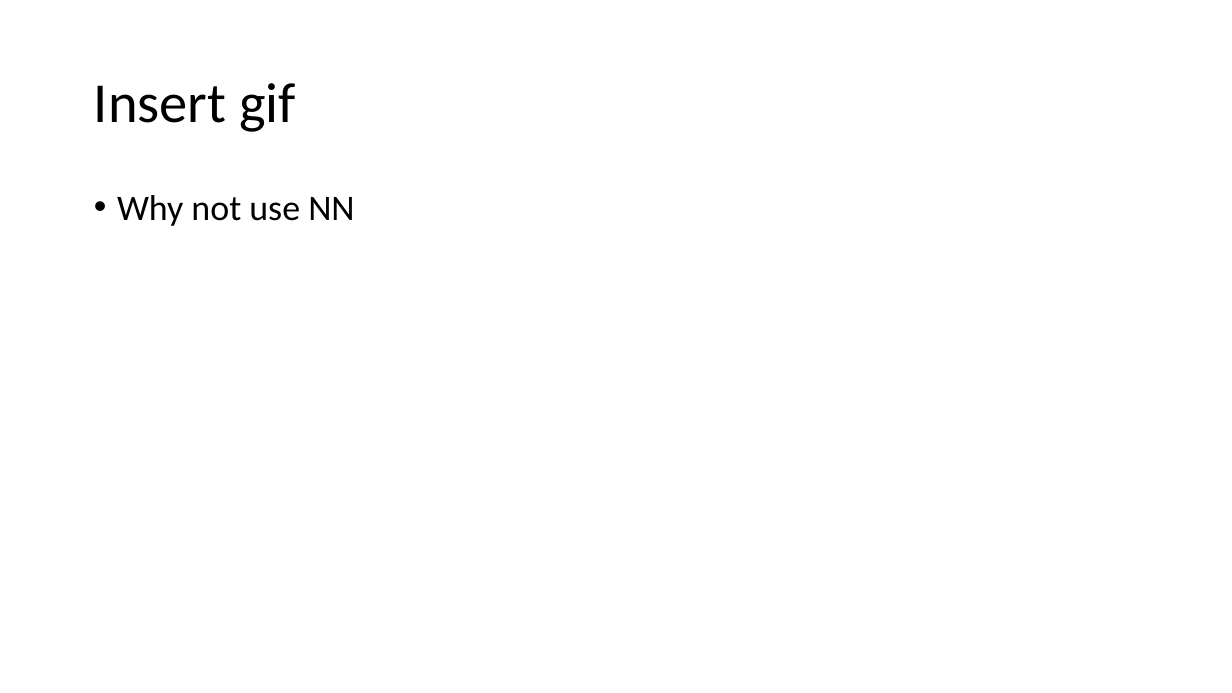
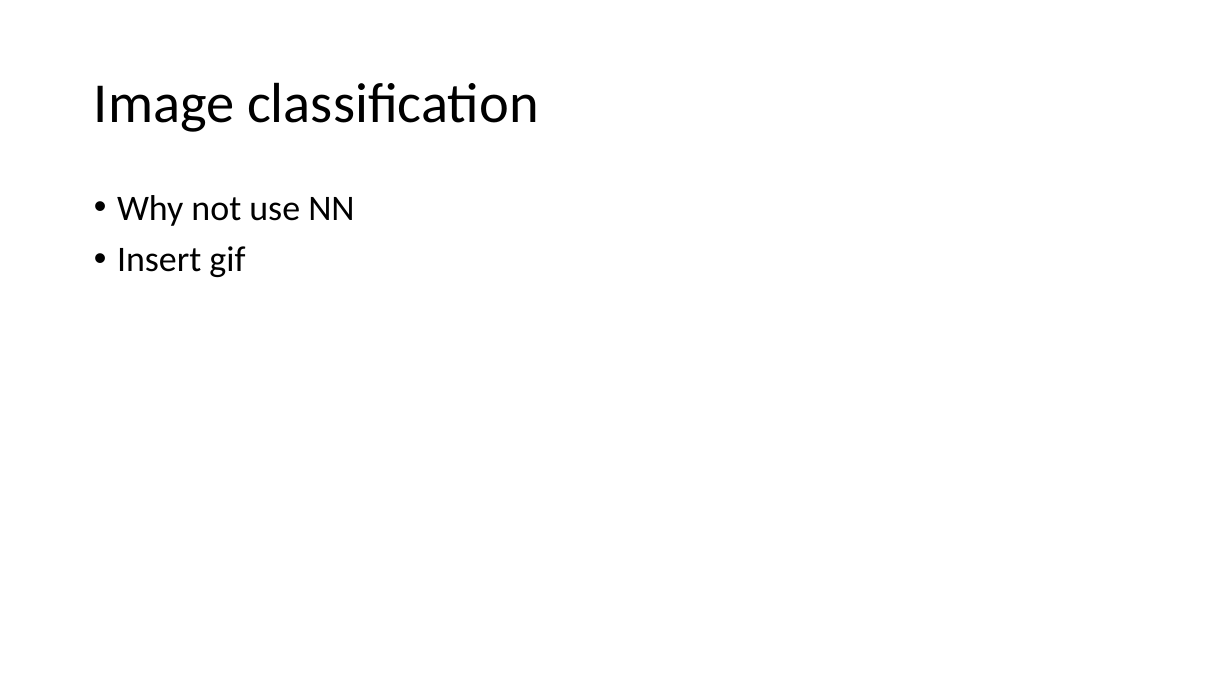
Before and after one commit to Huffwut/Python-meeting, a slide deck: slide 20 of machine learning learnings/perceptron - object detection.pptx (slide 18 before the commit). Drawn at 1232x693 pixels with LibreOffice and Linux fonts; fonts in the diff are those of the drawing. Boxes give left, top, right and bottom in pixels: in the first picture for what was removed or moved away, otherwise in the second. Text is boxed around its words. In the diff, an @@ line names an element or a change of style, - is before the commit and + after.

```diff
--- a/machine learning learnings/perceptron - object detection.pptx
+++ b/machine learning learnings/perceptron - object detection.pptx
@@ title at [94,82,539,132]: text changed @@
-Insert gif
+Image classification
@@ text at [117,246,245,277]: paragraph added @@
+• Insert gif
```
Also in this commit, not shown: 10 other slides changed, 4 slides added, 1 slide removed, 1 other file.
